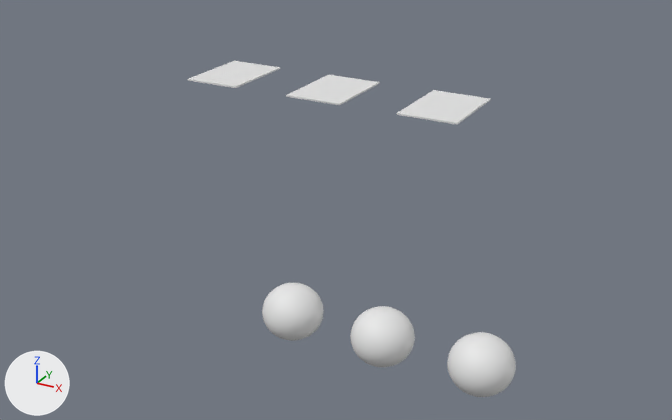
Before and after pictures for a commit that changed the OBJ model assets/campus/decor/m105/meshes/gym_rubber.obj.
Camera for both pictures: a 50 mm camera at (6.18, -13.49, 5.99) aimed at (-1.09, -0.27, -0.62). Arrows for +X, +Y and +Z are at lower left; the lights stay in place. The picture after the commit comes second. Where no turn or scale is listed for an object, it has been applied to the vertices. Vertices at exactly the same position are counted once.

The first picture shows 'gym_rubber'.
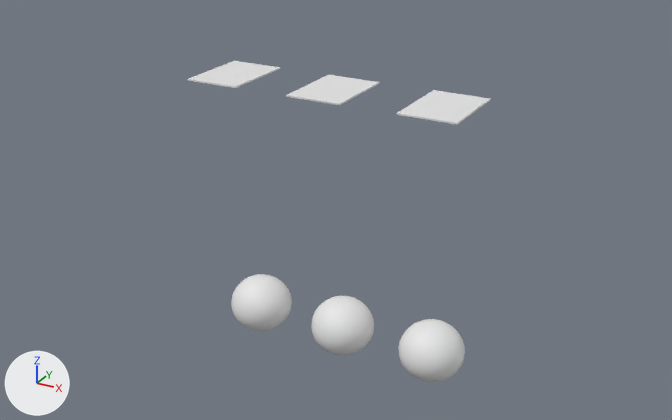
What differs and where, as boxes (x1, y1, x2, y2) in the pictures (672 x 420 px; the box of a moved part takes in the faces that stretch with it):
'gym_rubber', reshaped (8% narrower): before (188, 61, 516, 397); after (188, 61, 491, 382)
part 1 of me_gym_rubber, moved or reshaped: before (262, 283, 324, 341); after (231, 274, 292, 331)
part 2 of me_gym_rubber, moved or reshaped: before (350, 306, 415, 367); after (311, 296, 374, 355)
part 3 of me_gym_rubber, moved or reshaped: before (447, 332, 516, 397); after (398, 319, 465, 382)

Patch to the scene script:
```diff
--- a/assets/campus/decor/m105/meshes/gym_rubber.obj.py
+++ b/assets/campus/decor/m105/meshes/gym_rubber.obj.py
@@ me_gym_rubber @@
 # used by ob_gym_rubber; location = (0.0, 0.0, 0.0)
-me_gym_rubber.from_pydata(...)  # 1470 vertices, 2916 faces; spans x -7.07..3.77, y -5.52..5.33, z 0.01..0.7
+me_gym_rubber.from_pydata(...)  # 1470 vertices, 2916 faces; spans x -7.07..3.18, y -5.52..5.33, z 0.01..0.7
+# me_gym_rubber part 1: the loose piece of 482 vertices spanning x 0.63..1.37, y -5.52..-4.78, z 0.02..0.7 is moved by (-0.45, 0.0, 0.0)
+# me_gym_rubber part 2: the loose piece of 482 vertices spanning x 1.83..2.57, y -5.52..-4.78, z 0.02..0.7 is moved by (-0.52, 0.0, 0.0)
+# me_gym_rubber part 3: the loose piece of 482 vertices spanning x 3.03..3.77, y -5.52..-4.78, z 0.02..0.7 is moved by (-0.59, 0.0, 0.0)
```
